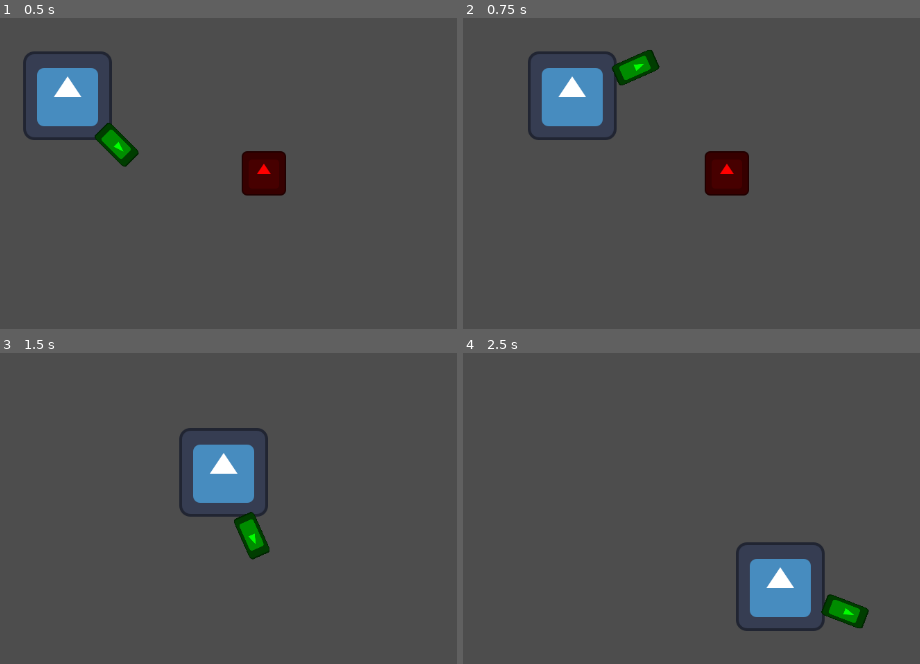
Above: before the commit, frames 1-4 (two rows, left to right).
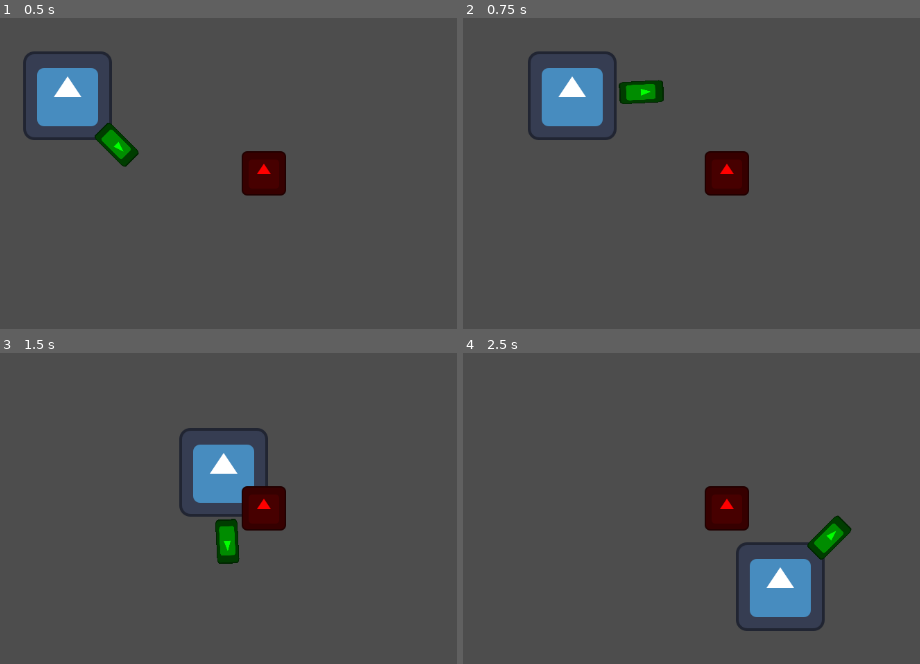
Above: after the commit, the same moments.

Repository: TRushton95/Aberration
Game: Godot game, scene res://game/game.tscn
Same seed, same stepped clock (60 frames per second), same inputs: the game is played once before the commit and once after it. The engine's default icon, where the game draws it, is replaced by a stand-in: a white triangle on a blue panel in a dark square.
Inputs:
- Up to frame 1 (0.5 s): no input
- Up to frame 2 (0.75 s): tap Enter (attack) at 0.5, 0.6 s; hold D (move_right) from 0.53 s (still down)
- Up to frame 3 (1.5 s): release D (move_right) at 1.28 s; hold S (move_down) from 1.28 s (still down); tap Enter (attack) at 1.35 s
- Up to frame 4 (2.5 s): release S (move_down) at 2.03 s; hold D (move_right) from 2.03 s (still down); tap Enter (attack) at 2.1 s

Frame 1 is identical in both runs. In frame 2, 1.4% of the frame differs, in the area x 32-44%, y 10-28%; in frame 3, 2.5%; in frame 4, 2.8%, in the area x 52-89%, y 42-89%.

Commit message:
Fix sword direction not updating

Diff:
--- a/src/game/entities/weapons/sword/sword.gd
+++ b/src/game/entities/weapons/sword/sword.gd
@@ -1,6 +1,6 @@
 extends Weapon
 
-const ATTACK_DURATION_S : float = 0.5
+const ATTACK_DURATION_S : float = 0.25
 const ATTACK_DISTANCE : int = 100
 
 @export var _damage : float = 50.0
@@ -56,9 +56,9 @@
 
 	if _attack_progress_s > ATTACK_DURATION_S:
 		_attack_progress_s = -1.0
+		_render_facing = _facing
 		_update_position(0)
 		_hurtbox.monitoring = false
-		_render_facing = _facing
 
 
 func _update_position(percentage_progress: float) -> void:
